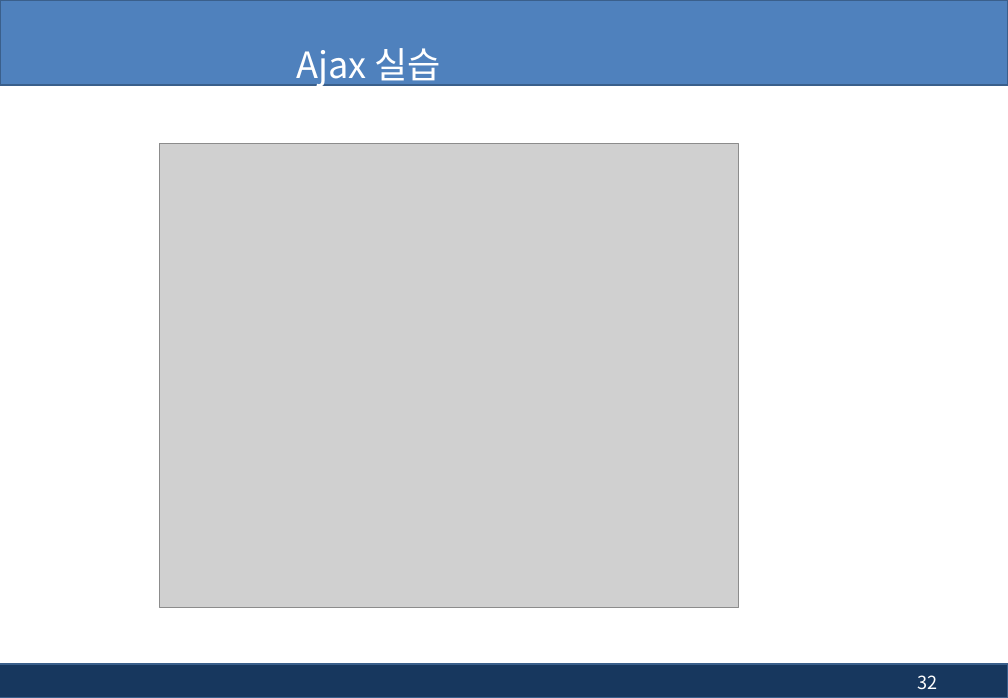
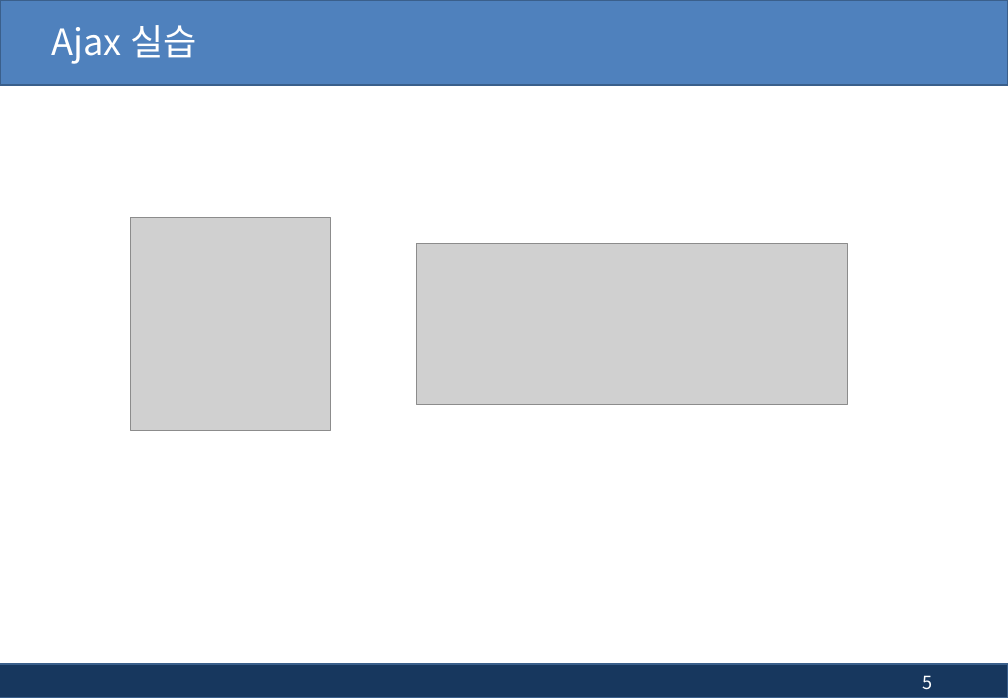
Before and after one commit to kiyongee2/green_project_web, a slide deck: slide 5 of jsp_ppt/13장. jsp - 부트스트랩(Bootstrap), Ajax.pptx (slide 32 before the commit). Drawn at 1008x698 pixels with LibreOffice and Linux fonts; fonts in the diff are those of the drawing; grey boxes stand for pictures; background and template pictures are left out. Boxes give left, top, right and bottom in pixels: in the first picture for what was removed or moved away, otherwise in the second. Text is boxed around its words. In the diff, an @@ line names an element or a change of style, - is before the commit and + after.

Commit message:
ajax

```diff
--- a/jsp_ppt/13장. jsp - 부트스트랩(Bootstrap), Ajax.pptx
+++ b/jsp_ppt/13장. jsp - 부트스트랩(Bootstrap), Ajax.pptx
@@ title "Ajax 실습": place and size @@
-title "Ajax 실습" at box(296, 48, 442, 87)
+title "Ajax 실습" at box(52, 25, 197, 64)
@@ title "Ajax 실습" at box(52, 25, 197, 64): alignment centre to left @@
@@ picture removed at box(160, 144, 740, 608) @@
@@ picture added at box(130, 217, 330, 430) @@
@@ picture added at box(416, 243, 847, 404) @@
@@ page number at box(923, 675, 933, 690): text changed @@
-32
+5
```
Also in this commit, not shown: 5 other slides changed, 3 slides added, 9 slides removed, 1 other file.
